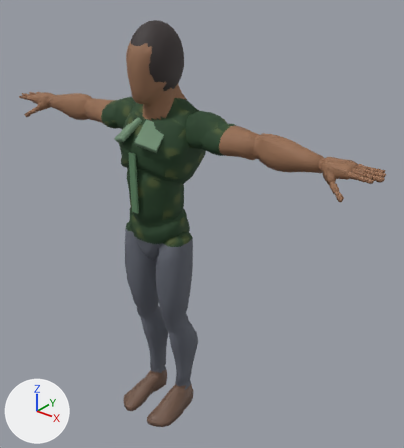
The glTF model godot/assets/models/char_budi.glb as it was, and as the next commit left it.
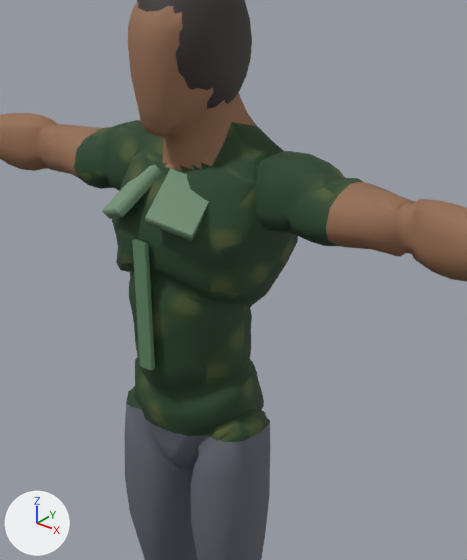
The first picture shows the older version from a camera (50 mm lens) standing at (1.561, -1.645, 2.095) and looking at (0.139, 0.132, 0.993). The close-ups show the older and then the newer version on the part from 16% to 70% of the width and 9% to 67% of the height of that picture. Only the edits that show in the close-ups are written down. Lighting does not change. The marker at lower left points along +X, +Y and +Z. Vertices at exactly the same position are counted once.

Names of what the first close-up shows: 'BapakHairCap', 'Mannequin', 'ShirtCollar_L', 'ShirtCollar_R', 'ShirtPlacket'.
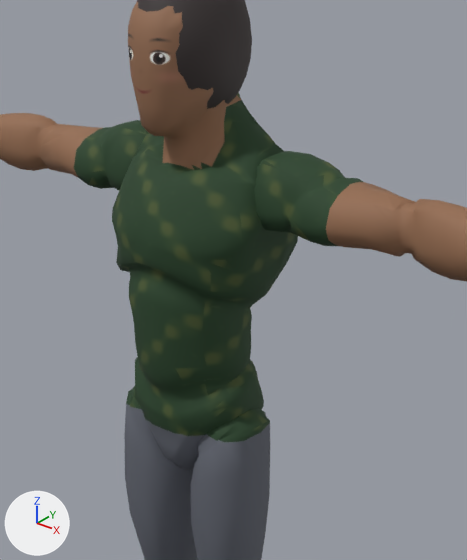
Changed parts and their boxes (x1, y1, x2, y2) in the close-ups (467 x 560 px):
'ShirtCollar_L', deleted: before (145, 168, 209, 241)
'ShirtPlacket', deleted (green): before (132, 239, 155, 370)
'ShirtCollar_R', deleted: before (102, 165, 162, 219)
part 1 of me_mannequin_001, surface changed: (79, 31, 350, 441) in both
part 2 of me_mannequin_001, recoloured: (166, 92, 255, 169) in both

Patch to the scene script:
```diff
--- a/godot/assets/models/char_budi.glb.py
+++ b/godot/assets/models/char_budi.glb.py
@@ me_mannequin_001 @@
 me_mannequin_001.from_pydata(...)  # 7427 vertices, 14585 faces; spans x -0.97..0.97, y -0.21..0.17, z 0.0..1.83
 # used by ob_mannequin; location = (0.0, 0.0, 0.0)
+# me_mannequin_001 part 1: 14087 kept faces spanning x -0.97..0.97, y -0.21..0.17, z 0.0..1.83 get new texture (UV) coordinates
+# me_mannequin_001 part 2: 56 faces spanning x -0.09..0.1, y -0.05..0.16, z 1.48..1.63 switch from mat_skin (brown #956c50) to mat_shirt_batik
 me_mannequin_001.materials.append(mat_pants)
@@ ob_shirtcollar_l @@
-ob_shirtcollar_l = bpy.data.objects.new('ShirtCollar_L', me_cube_001)
-ob_shirtcollar_l.location = (0.0, 0.0, 0.0)
@@ ob_shirtcollar_r @@
-ob_shirtcollar_r = bpy.data.objects.new('ShirtCollar_R', me_cube)
-ob_shirtcollar_r.location = (0.0, 0.0, 0.0)
@@ ob_shirtplacket @@
-ob_shirtplacket = bpy.data.objects.new('ShirtPlacket', me_cube_002)
-ob_shirtplacket.location = (0.0, 0.0, 0.0)
```
